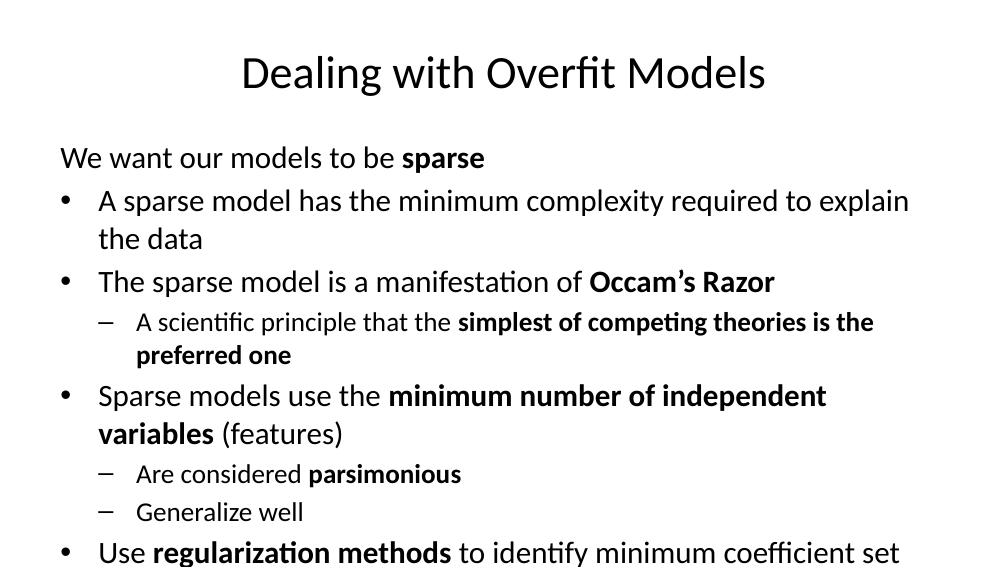
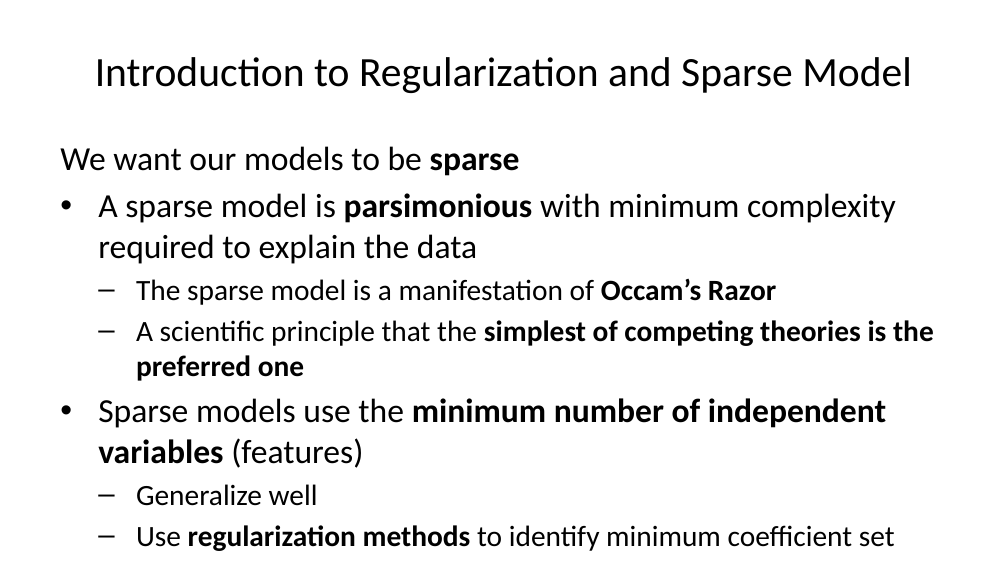
Before and after one commit to StephenElston/CSCI-E-83, a slide deck: slide 8 of LectureSlides/10a_ModelsInHighDimensions.pptx (slide 9 before the commit). Drawn at 1008x567 pixels with LibreOffice and Linux fonts; fonts in the diff are those of the drawing. Boxes give left, top, right and bottom in pixels: in the first picture for what was removed or moved away, otherwise in the second. Text is boxed around its words. In the diff, an @@ line names an element or a change of style, - is before the commit and + after.

```diff
--- a/LectureSlides/10a_ModelsInHighDimensions.pptx
+++ b/LectureSlides/10a_ModelsInHighDimensions.pptx
@@ title at (95, 57, 912, 93): text changed; size 33 to 29.7 pt @@
-Dealing with Overfit Models
+Introduction to Regularization and Sparse Model
@@ text at (60, 146, 934, 551): size 22.2 to 24 pt in "We want our models to be sparse", "Sparse models use the minimum number of ..."; size 22.2 to 21 pt in "The sparse model is a manifestation of ...", "Use regularization methods to identify minimum coefficient ..."; size 19.4 to 21 pt in "A scientific principle that the simplest of ...", "Generalize well"; bullet • to –; list level 1 to 2 in "The sparse model is a ..."; list level 1 to 2 in "Use regularization methods to identify ..." @@
@@ text at (98, 193, 896, 264): text changed; size 22.2 to 24 pt @@
-• A sparse model has the minimum complexity required to explain the data
+• A sparse model is parsimonious with minimum complexity required to explain the data
@@ text at (136, 464, 461, 488): paragraph removed @@
-  – Are considered parsimonious
```
Also in this commit, not shown: 13 other slides changed, 13 slides added, 5 slides removed, 3 other files.
